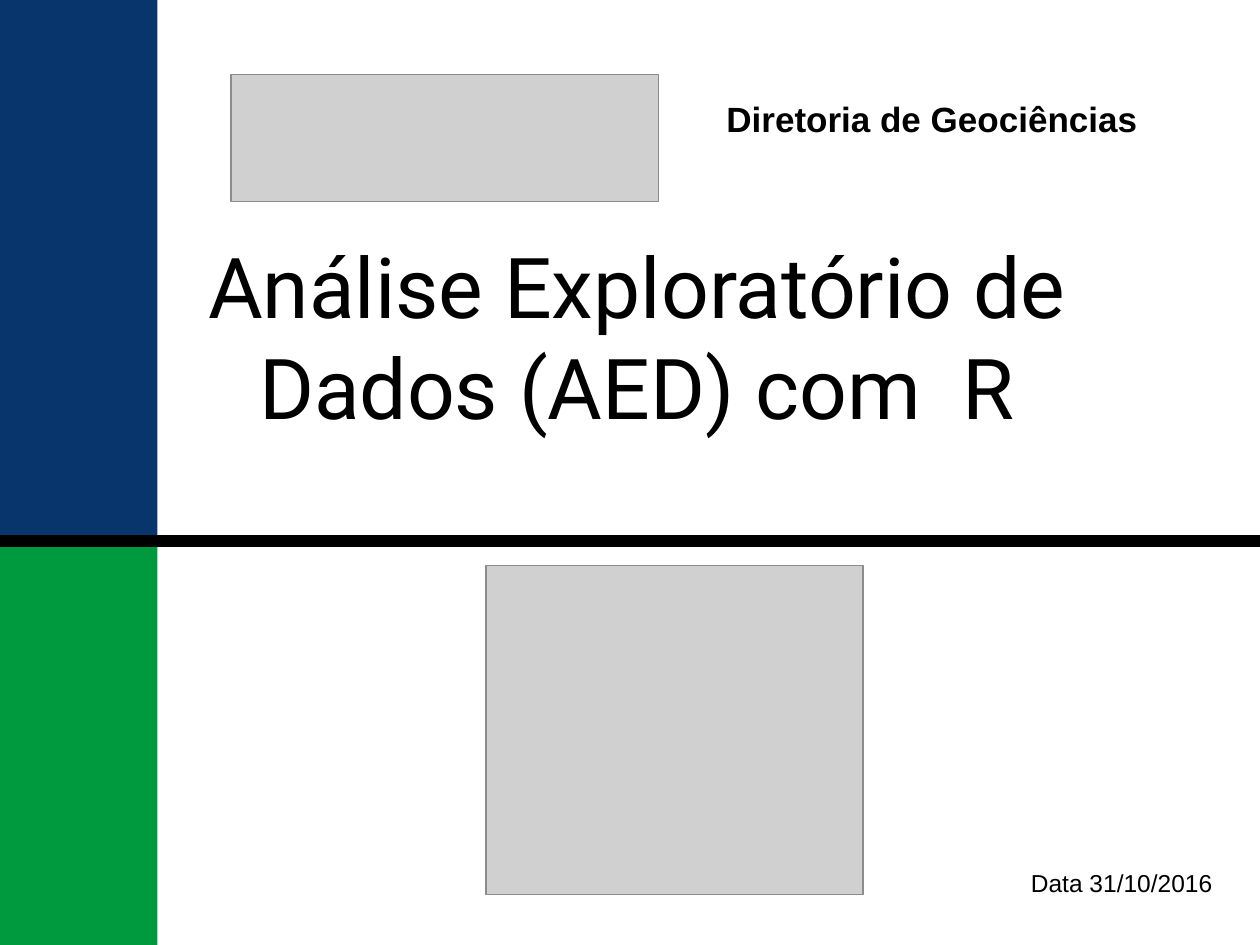
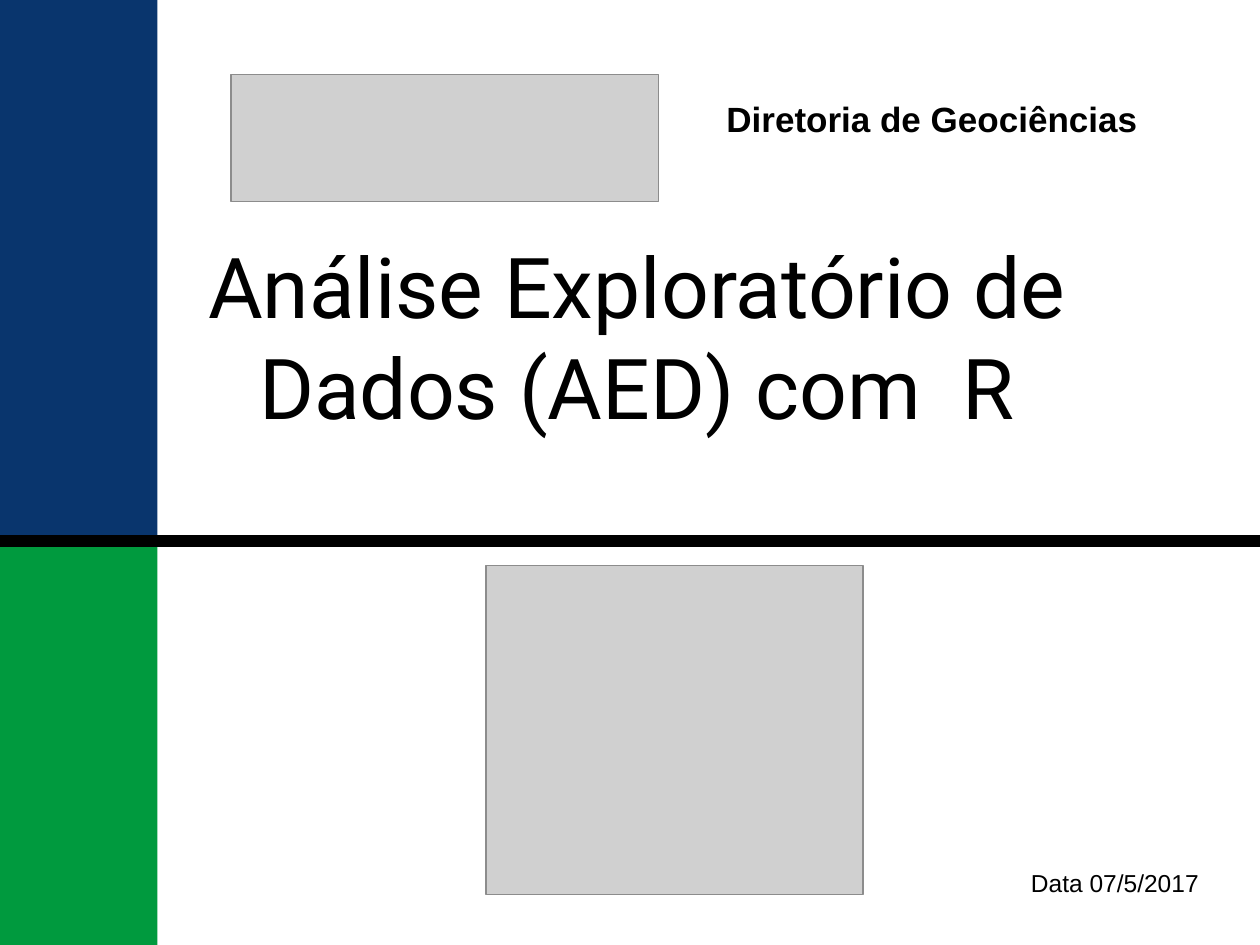
Before and after one commit to HumbertoSubiza/AED-I, a slide deck: slide 1 of 01 conceitos basicos.odp. Drawn at 1260x945 pixels with LibreOffice and Linux fonts; fonts in the diff are those of the drawing; grey boxes stand for pictures; background and template pictures are left out. Boxes give left, top, right and bottom in pixels: in the first picture for what was removed or moved away, otherwise in the second. Text is boxed around its words. In the diff, an @@ line names an element or a change of style, - is before the commit and + after.

```diff
--- a/01 conceitos basicos.odp
+++ b/01 conceitos basicos.odp
@@ text at (1031,874,1199,893): text changed @@
-Data 31/10/2016
+Data 07/5/2017
```
Also in this commit, not shown: 1 other slide changed, 6 other files.
